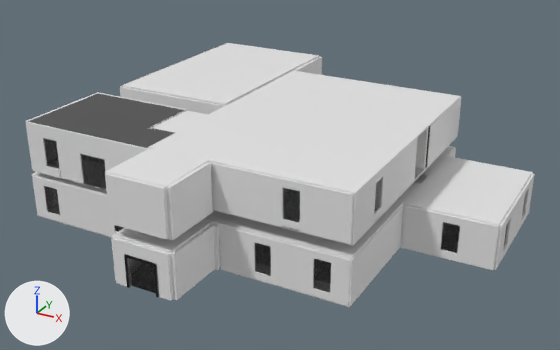
Two versions of the Blender file assets/units/pd2_mod_hwu/architecture/smuggler_house/int_smuggler_house.blend, one commit apart.
Camera for both pictures: a 50 mm camera at (25.8, -30.7, 24.5) aimed at (1.7, 13.1, 2.6). Arrows for +X, +Y and +Z are at lower left; the lights stay in place.

The first picture shows 'c_box_023', 'c_box_093', 'c_box_109', 'c_box_110', 'c_box_118', 'c_box_119', 'c_box_120', 'c_box_133', 'c_box_135', 'c_box_136', 'c_box_138', 'g_ceiling'.
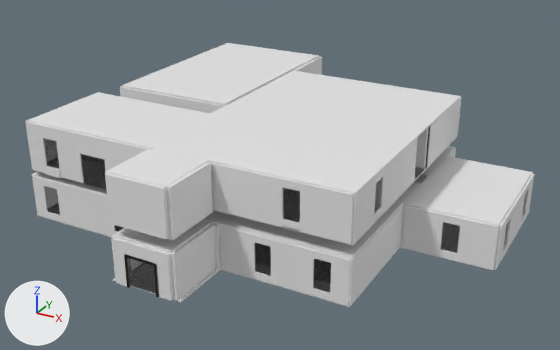
Where the change shows, as pixel boxes (x1, y1, x2, y2) in the pictures (560 x 350 px):
'c_box_117', shown
    after: (27, 92, 211, 148)
's_int', shown
    after: (33, 57, 527, 293)
'dm_plaster', shown
    after: (44, 129, 430, 271)
'c_box_001', shown
    after: (113, 265, 221, 302)
'g_ceiling', unchanged, covered by the edit
    before: (28, 57, 532, 224)
    after: (121, 59, 532, 224)
'dm_wood', unchanged, covered by the edit
    before: (33, 154, 523, 293)

The edits, one by one:
Object 'c_box_001' (ob_c_box_001) is now shown.
Object 'dm_plaster' (ob_dm_plaster) is now shown.
Object 's_int' (ob_s_int) is now shown.
Object 'c_box_117' (ob_c_box_117) is now shown.
